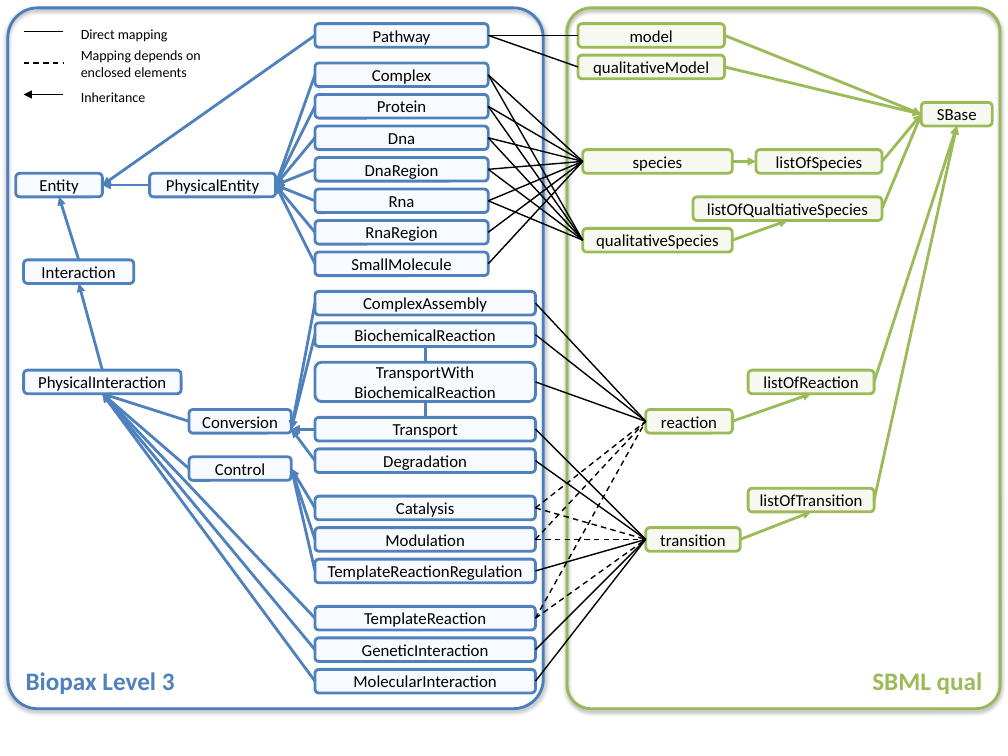
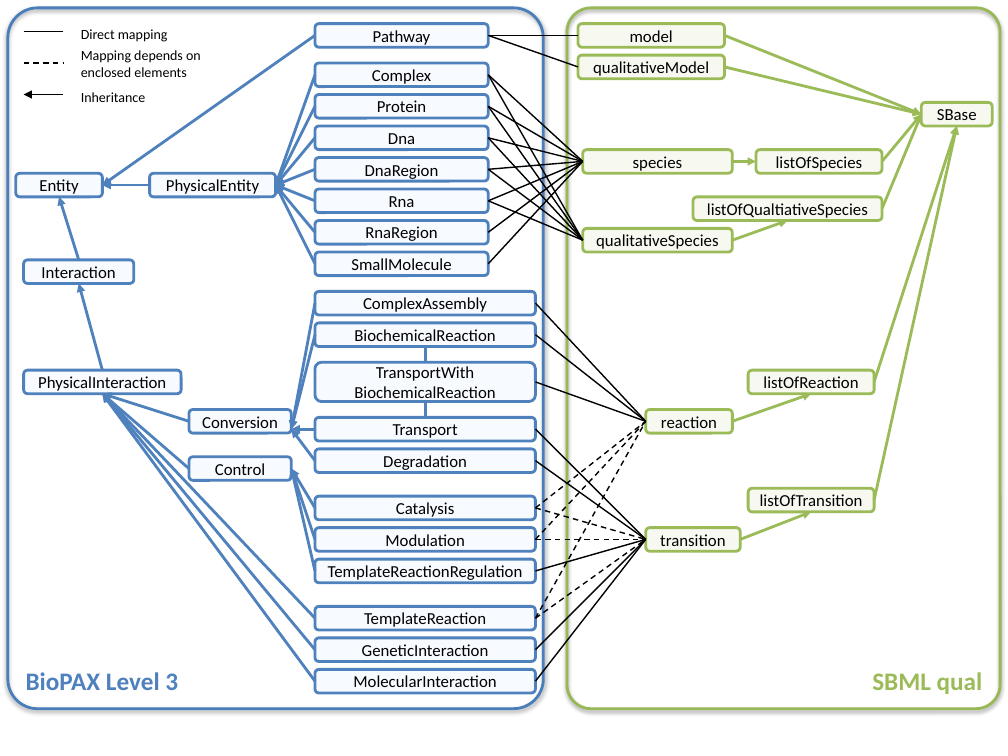
Before and after one commit to draeger-lab/SBVC, a slide deck: slide 4 of doc/ECCB2012_paper/Conversion.pptx. Drawn at 1008x756 pixels with LibreOffice and Linux fonts; fonts in the diff are those of the drawing. Boxes give left, top, right and bottom in pixels: in the first picture for what was removed or moved away, otherwise in the second. Text is boxed around its words. In the diff, an @@ line names an element or a change of style, - is before the commit and + after.

```diff
--- a/doc/ECCB2012_paper/Conversion.pptx
+++ b/doc/ECCB2012_paper/Conversion.pptx
@@ text at [26, 672, 178, 690]: text changed @@
-Biopax Level 3
+BioPAX Level 3
```
Also in this commit, not shown: 5 other slides changed, 10 other files.
